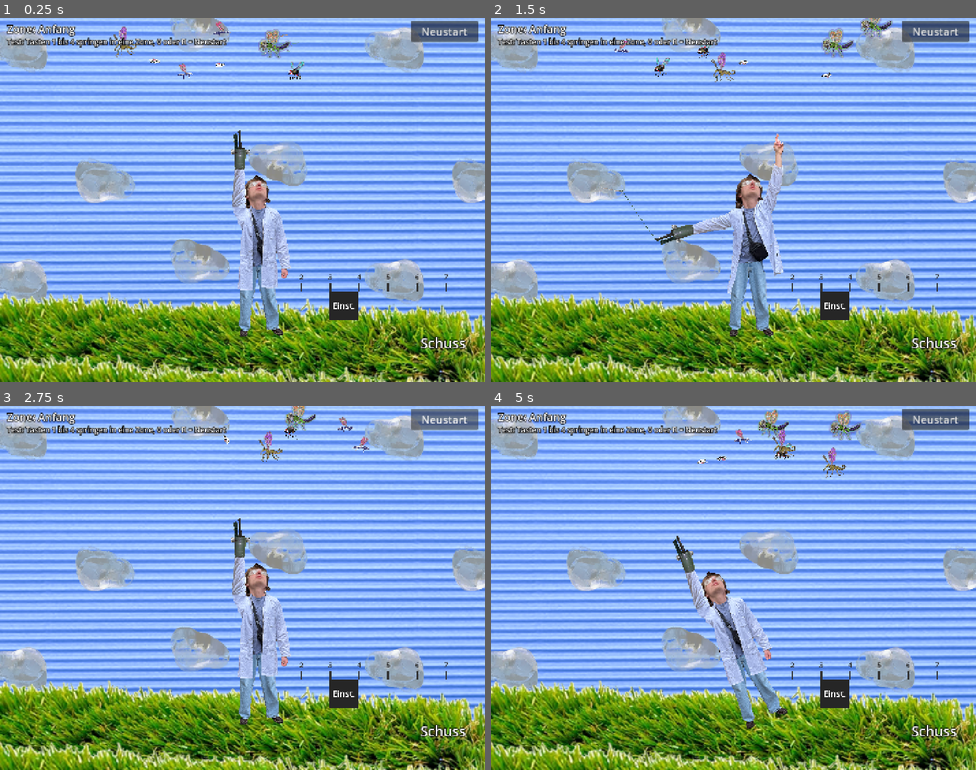
Above: before the commit, frames 1-4 (two rows, left to right).
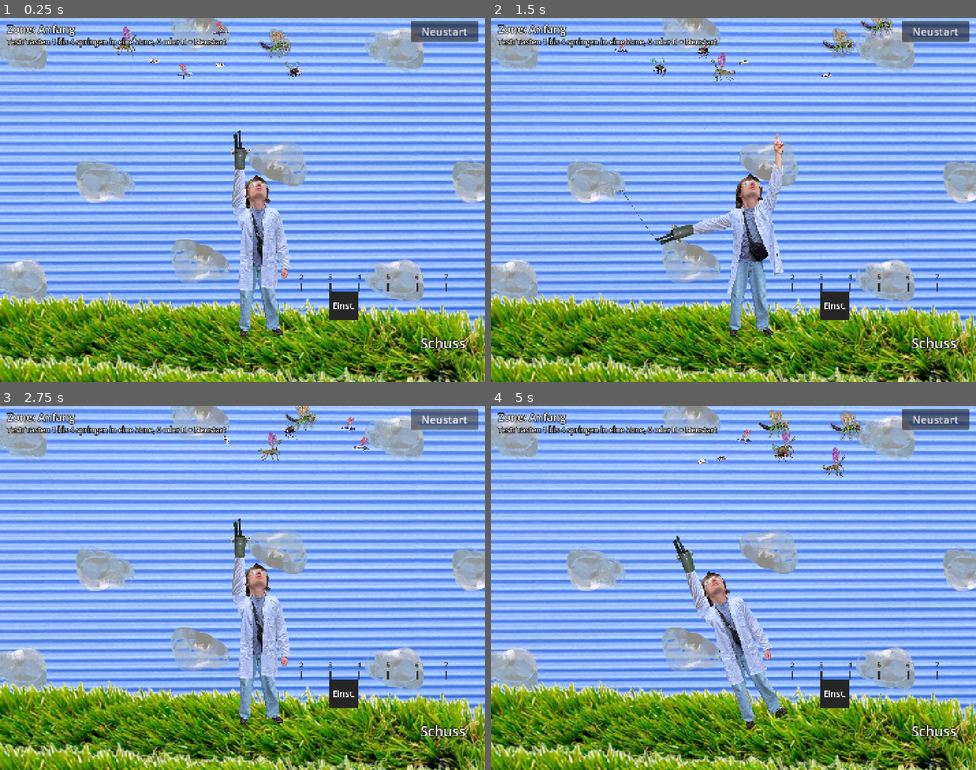
Above: after the commit, the same moments.

Repository: Philipp-Mallmann/fliegen-sind-aliens
Game: Godot game, scene res://szenen/spiel.tscn
Two runs of this game, one before a commit and one after it. Both use one fixed random seed, a clock stepped at 60 frames per second and the inputs below.
Inputs (mouse positions are in pixels of both pictures, inside the frame that each line leads up to):
- Up to frame 1 (0.25 s): no input
- Up to frame 2 (1.5 s): tap Enter at 0.5 s; move the mouse to (840, 181) at 0.52 s; hold D (rechts) 0.53-1.25 s; tap R (neustart) at 0.6 s; click (840, 181) at 0.67 s; drag from (636, 218) to (709, 272) at 1.27 s
- Up to frame 3 (2.75 s): click "Neustart" at 2 s
- Up to frame 4 (5 s): move the mouse to (782, 507) at 2.77 s; hold D (rechts) 2.78-3.5 s; tap 0 at 2.85 s; drag from (709, 660) to (588, 533) at 3.52 s; move the mouse to (879, 642) at 4.27 s; hold A (links) from 4.28 s (still down); tap R (neustart) at 4.35 s

The runs differ from the first frame. In frame 1, 0.6% of the frame differs, in the area x 23-63%, y 2-17%; in frame 2, 0.8%; in frame 3, 0.6%; in frame 4, 1.2%, in the area x 50-77%, y 0-20%.

Commit message:
Jede Fliege schaut seitlich in ihre Flugrichtung (Spiegeln fuer alle in fliege.gd)
Co-Authored-By: Claude Opus 5.5 <noreply@anthropic.com>

Diff:
--- a/skripte/fliege.gd
+++ b/skripte/fliege.gd
@@ -17,6 +17,14 @@
 # Wie tief und wie hoch das Summen hoechstens klingt. 1 ist die Tonhoehe der Datei. Jede Fliege wuerfelt ihre eigene.
 @export var tonhoehe_tief: float = 0.8
 @export var tonhoehe_hoch: float = 1.4
+# true heisst: Im Bild (in der Szene) schaut der Kopf nach rechts. Bei den meisten Fliegen schaut er nach links.
+@export var kopf_rechts: bool = false
+# true heisst: Die Fliege schaut immer in die Richtung, in die sie seitlich fliegt (sie wird gespiegelt).
+# Aus bei der normalen Fliege, die sich ohnehin dauernd im Kreis dreht.
+@export var blick_folgt: bool = true
+# So viele Pixel muss sie seitlich in die andere Richtung fliegen, bevor sie sich umdreht.
+# Sonst wuerde sie bei jedem kleinen Wackeln hin und her springen.
+@export var wende_weg: float = 20.0
 # Wie schnell der Warnstreifen-Umriss blinkt: so lange dauert einmal an und aus, in Sekunden.
 @export var gefahr_takt: float = 0.3
 
@@ -53,6 +61,10 @@
 var gefahr_rand_farbe: Color = Color(0, 0, 0, 0)
 # Die Uhr fuer das Blinken.
 var gefahr_uhr: float = 0.0
+# true heisst: Alle Bilder der Fliege sind gerade gespiegelt.
+var gespiegelt: bool = false
+# Wo die Fliege seitlich stand, als zuletzt nachgesehen wurde, in welche Richtung sie fliegt.
+var blick_x: float = 0.0
 
 
 func _ready() -> void:
@@ -66,6 +78,10 @@
 		richtung = -1.0
 	$Summen.pitch_scale = randf_range(tonhoehe_tief, tonhoehe_hoch)
 	losfliegen()
+	# Gleich zu Anfang in die Richtung schauen, in die sie losfliegt.
+	blick_x = position.x
+	if blick_folgt:
+		blick_setzen(richtung > 0.0)
 
 
 func _process(delta: float) -> void:
@@ -76,8 +92,9 @@
 	zeit += delta
 	if flucht != Vector2.ZERO:
 		position += flucht * tempo * delta
-		return
-	fliegen(delta)
+	else:
+		fliegen(delta)
+	blick_richten()
 
 
 # Wird einmal aufgerufen, wenn die Fliege ins Spiel kommt. Hier leer, eine Art kann sie ueberschreiben.
@@ -104,3 +121,36 @@
 	# self_modulate faerbt nur den Knoten selbst, nicht sein Kind Rand. modulate wuerde den Rand mitfaerben (Schwarz mal Orange = Schwarz).
 	$Gefahr.self_modulate = gefahr_farbe
 	$Gefahr/Rand.self_modulate = gefahr_rand_farbe
+
+
+# Schaut nach, in welche Richtung die Fliege seitlich fliegt, und dreht sie, wenn noetig, dorthin.
+func blick_richten() -> void:
+	if not blick_folgt:
+		return
+	var weg: float = position.x - blick_x
+	if absf(weg) < wende_weg:
+		return
+	blick_x = position.x
+	blick_setzen(weg > 0.0)
+
+
+# nach_rechts true heisst: Der Kopf soll nach rechts schauen.
+func blick_setzen(nach_rechts: bool) -> void:
+	# Gespiegelt werden muss, wenn sie in die andere Richtung schaut als im Bild.
+	var soll: bool = nach_rechts != kopf_rechts
+	if soll != gespiegelt:
+		gespiegelt = soll
+		spiegeln(self)
+
+
+# Spiegelt alle Bilder unter einem Knoten an der senkrechten Mittellinie der Fliege: Jedes Bild wird umgedreht
+# (flip_h) und auf die andere Seite gesetzt (position.x mal -1). Das geht auch in die Kinder hinein
+# (Gefahr/Rand, Leuchten/Ring1 ...). Knoten mit eigenem Skript (eine steckende Nadel) bleiben, wie sie sind.
+func spiegeln(knoten: Node) -> void:
+	for kind in knoten.get_children():
+		if not kind is Node2D or kind.get_script() != null:
+			continue
+		kind.position.x = -kind.position.x
+		if kind is Sprite2D:
+			kind.flip_h = not kind.flip_h
+		spiegeln(kind)
--- a/skripte/fliege_heuschrecke.gd
+++ b/skripte/fliege_heuschrecke.gd
@@ -24,8 +24,6 @@
 var uhr: float = 0.0
 # Wo der laufende Sprung angefangen hat, auf der x-Achse.
 var start_x: float = 0.0
-# true heisst: Bild und Fluegel sind gerade gespiegelt (sie springt nach links). In der Szene schaut sie nach rechts.
-var gespiegelt: bool = false
 
 
 func fliegen(delta: float) -> void:
@@ -54,13 +52,3 @@
 	sprung_nummer += 1
 	uhr = 0.0
 	start_x = position.x
-	var nach_links: bool = richtung < 0.0
-	$Bild.flip_h = nach_links
-	$Gefahr.flip_h = nach_links
-	$Gefahr/Rand.flip_h = nach_links
-	# Die Fluegel werden mitgespiegelt, aber nur wenn sich die Richtung wirklich aendert (wie bei der schnellen Fliege).
-	if nach_links != gespiegelt:
-		gespiegelt = nach_links
-		for fluegel in [$FluegelVorn, $FluegelHinten]:
-			fluegel.flip_h = nach_links
-			fluegel.position.x = -fluegel.position.x
--- a/skripte/fliege_schnell.gd
+++ b/skripte/fliege_schnell.gd
@@ -22,14 +22,11 @@
 var wendet: bool = false
 # Wie viel von der Schleife sie schon gelenkt hat, im Bogenmass.
 var gelenkt: float = 0.0
-# true heisst: Bild und Fluegel sind gerade gespiegelt (sie fliegt nach rechts). In der Szene schaut sie nach links.
-var gespiegelt: bool = false
 
 
 func losfliegen() -> void:
 	if richtung < 0.0:
 		winkel = PI
-	bild_richten()
 
 
 func fliegen(delta: float) -> void:
@@ -51,24 +48,7 @@
 	if gelenkt >= WENDE_GANZ:
 		wendet = false
 		richtung = -richtung
-		bild_richten()
 		position.y = grund_y
 		winkel = 0.0
 		if richtung < 0.0:
 			winkel = PI
-
-
-# Das Bild schaut nach links (der Kopf ist links). Fliegt sie nach rechts, wird es gespiegelt.
-# In der Schleife dreht es sich nicht mit, es wird erst umgedreht, wenn sie wirklich in die andere Richtung fliegt.
-func bild_richten() -> void:
-	var nach_rechts: bool = richtung > 0.0
-	$Bild.flip_h = nach_rechts
-	$Gefahr.flip_h = nach_rechts
-	$Gefahr/Rand.flip_h = nach_rechts
-	# Die Fluegel werden mitgespiegelt: Bild umdrehen und auf die andere Seite der Mitte setzen.
-	# Nur wenn sich die Richtung wirklich aendert, sonst wuerden sie bei jedem Aufruf hin und her springen.
-	if nach_rechts != gespiegelt:
-		gespiegelt = nach_rechts
-		for fluegel in [$FluegelVorn, $FluegelHinten]:
-			fluegel.flip_h = nach_rechts
-			fluegel.position.x = -fluegel.position.x
--- a/skripte/fliege_teleport.gd
+++ b/skripte/fliege_teleport.gd
@@ -86,6 +86,8 @@
 		weit = -weit
 	position.x += weit
 	mitte_x += weit
+	# Der Sprung selbst soll sie nicht umdrehen: Von hier aus wird neu gemessen.
+	blick_x = position.x
 	taucht_noch = auftauch_zeit
 	entkommt = false
 	uebrig -= 1
--- a/szenen/fliege_heuschrecke.tscn
+++ b/szenen/fliege_heuschrecke.tscn
@@ -87,6 +87,7 @@
 z_index = 1
 scale = Vector2(1.4468715, 1.4468715)
 script = ExtResource("1_fliege")
+kopf_rechts = true
 blut_farbe = Color(0.33, 0.77, 0.75, 1)
 tempo_langsam = 400.0
 tempo_schnell = 720.0
--- a/szenen/fliege_normal.tscn
+++ b/szenen/fliege_normal.tscn
@@ -74,6 +74,7 @@
 z_index = 1
 scale = Vector2(0.5714356, 0.5714356)
 script = ExtResource("1_fliege")
+blick_folgt = false
 blut_farbe = Color(0.82, 0.3, 0.47, 1)
 
 [node name="Fluegel" type="ColorRect" parent="." unique_id=1573888345]
Not shown, changed: ERKLAERUNG.md
